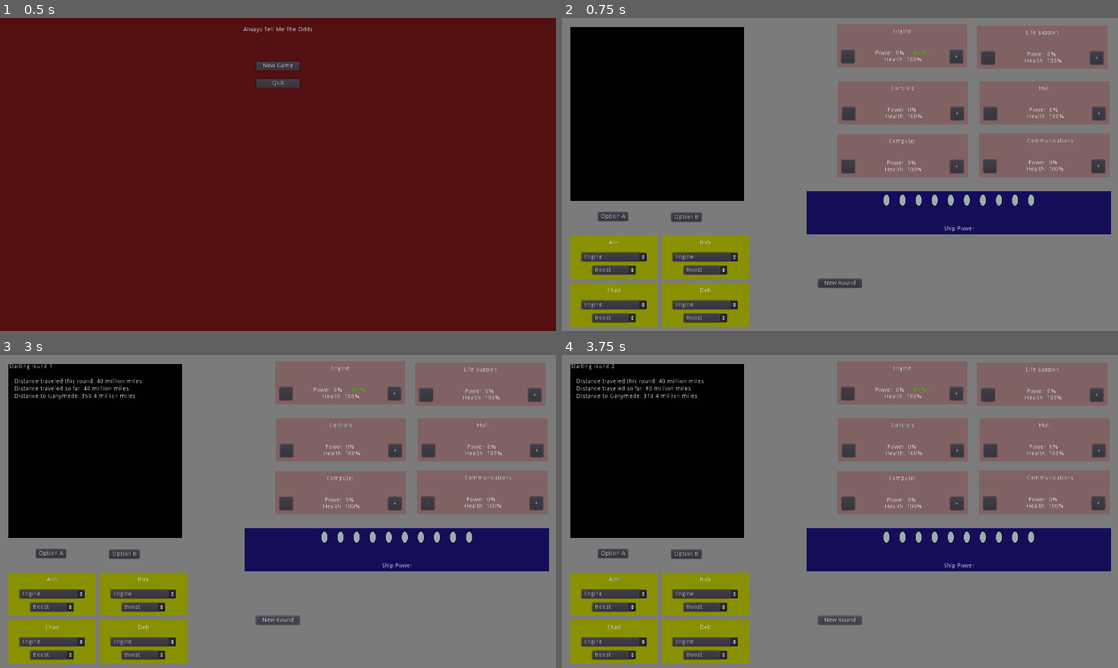
Above: before the commit, frames 1-4 (two rows, left to right).
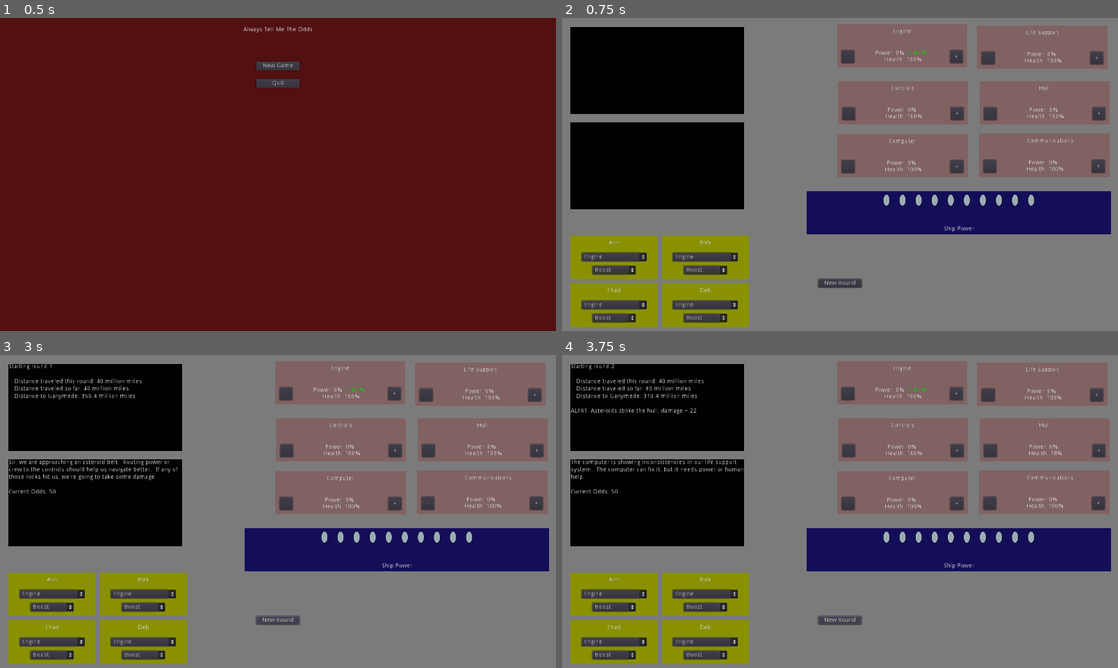
Above: after the commit, the same moments.

Repository: cparlette/alwaystellmetheodds
Game: Godot game, scene res://MainMenu.tscn
The game is run twice, just before and just after one commit, with the same random seed, the same clock (stepped at 60 frames per second) and the same inputs.
Inputs (mouse positions are in pixels of both pictures, inside the frame that each line leads up to):
- Up to frame 1 (0.5 s): no input
- Up to frame 2 (0.75 s): click "New Game" at 0.5 s
- Up to frame 3 (3 s): click (50, 552) at 1.25 s, where only the run before the commit has a clickable "Option A"; click (122, 555) at 2 s, where only the run before the commit has a clickable "Option B"; click "New Round" at 2.75 s
- Up to frame 4 (3.75 s): click "New Round" at 3.5 s

Frame 1 is identical in both runs. In frame 2, 2.0% of the frame differs, in the area x 1-33%, y 30-66%; in frame 3, 2.6%; in frame 4, 2.6%, in the area x 1-91%, y 16-66%.

Commit message:
Random events with text output and live odds

Diff:
--- a/Game.gd
+++ b/Game.gd
@@ -2,6 +2,13 @@
 
 var rng = RandomNumberGenerator.new()
 var distanceThisRound = 0
+var currentEvent = {
+		"text": "",
+		"helpingModule": 1,
+		"startingOdds": 50,
+		"failure": {"moduleId": 4, "failText": ""}
+	}
+var currentEventOdds = 0
 
 # Called when the node enters the scene tree for the first time.
 func _ready():
@@ -22,6 +29,7 @@
 func updatePower():
 	$ShipPower.refreshPowerIndicators()
 	distanceThisRound = $Modules/Engine.power + $Modules/Engine.bonus
+	updateEventOutput()
 
 
 func _on_NewRoundButton_pressed():
@@ -36,7 +44,33 @@
 	newText += " - Distance traveled this round: " + str(distanceThisRound) + " million miles\n"
 	newText += " - Distance traveled so far: " + str(globals.distanceTraveled) + " million miles\n"
 	newText += " - Distance to " + globals.destinationMoon + ": " + str(globals.destinationTotalDistance - globals.distanceTraveled) + " million miles\n\n"
-	$Output/OutputText.text = newText
+	if currentEvent['text']:
+		newText += resolveEvent()
+	$NewRoundOutput/OutputText.text = newText
+	var randomEventNumber = rng.randi_range(0,globals.randomEvents.size() - 1)
+	currentEvent = globals.randomEvents[randomEventNumber]
+	currentEventOdds = currentEvent['startingOdds']
+	updateEventOutput()
+
+func resolveEvent():
+	var randomNumber = rng.randi_range(0,100)
+	if randomNumber <= currentEventOdds:
+		return "No damage taken this round"
+	else:
+		var affectedModule = $Modules.get_child(currentEvent['failure']['moduleId'])
+		affectedModule.health -= (randomNumber - currentEventOdds)
+		affectedModule.updateModuleUI()
+		return (currentEvent['failure']['failText'] + str(randomNumber - currentEventOdds))
+
+
+func updateEventOutput():
+	if currentEvent['text']:
+		var newEventText = currentEvent['text'] + "\n\n"
+		currentEventOdds = currentEvent['startingOdds']
+		var helpingModule = $Modules.get_child(currentEvent['helpingModule'])
+		currentEventOdds += (helpingModule.power + helpingModule.bonus)
+		newEventText += "Current Odds: " + str(currentEventOdds)
+		$EventOutput/OutputText.text = newEventText
 
 func randomEvent():
 	var randomEventNumber = rng.randi_range(0,globals.randomEvents.size() - 1)
@@ -83,3 +117,4 @@
 			changedModule.repair += 10
 	for module in $Modules.get_children():
 		module.updateModuleUI()
+	updateEventOutput()
--- a/Game.tscn
+++ b/Game.tscn
@@ -108,36 +108,16 @@
 "_edit_use_anchors_": false
 }
 
-[node name="OptionA" type="Button" parent="."]
-margin_left = 82.8073
-margin_top = 446.891
-margin_right = 151.807
-margin_bottom = 466.891
-text = "Option A"
+[node name="NewRoundOutput" type="Control" parent="."]
+margin_left = 20.0
+margin_top = 20.0
+margin_right = 420.0
+margin_bottom = 220.0
 __meta__ = {
 "_edit_use_anchors_": false
 }
 
-[node name="OptionB" type="Button" parent="."]
-margin_left = 251.806
-margin_top = 447.598
-margin_right = 320.806
-margin_bottom = 467.598
-text = "Option B"
-__meta__ = {
-"_edit_use_anchors_": false
-}
-
-[node name="Output" type="Control" parent="."]
-margin_left = 20.0
-margin_top = 20.0
-margin_right = 420.0
-margin_bottom = 420.0
-__meta__ = {
-"_edit_use_anchors_": false
-}
-
-[node name="OutputBG" type="ColorRect" parent="Output"]
+[node name="OutputBG" type="ColorRect" parent="NewRoundOutput"]
 anchor_right = 1.0
 anchor_bottom = 1.0
 color = Color( 0.00784314, 0.00784314, 0.00784314, 1 )
@@ -145,10 +125,35 @@
 "_edit_use_anchors_": false
 }
 
-[node name="OutputText" type="Label" parent="Output"]
+[node name="OutputText" type="Label" parent="NewRoundOutput"]
 anchor_right = 1.0
 anchor_bottom = 1.0
 __meta__ = {
 "_edit_use_anchors_": false
 }
+
+[node name="EventOutput" type="Control" parent="."]
+margin_left = 20.0
+margin_top = 240.0
+margin_right = 420.0
+margin_bottom = 440.0
+__meta__ = {
+"_edit_use_anchors_": false
+}
+
+[node name="OutputBG" type="ColorRect" parent="EventOutput"]
+anchor_right = 1.0
+anchor_bottom = 1.0
+color = Color( 0.00784314, 0.00784314, 0.00784314, 1 )
+__meta__ = {
+"_edit_use_anchors_": false
+}
+
+[node name="OutputText" type="Label" parent="EventOutput"]
+anchor_right = 1.0
+anchor_bottom = 1.0
+autowrap = true
+__meta__ = {
+"_edit_use_anchors_": false
+}
 [connection signal="pressed" from="NewRoundButton" to="." method="_on_NewRoundButton_pressed"]
--- a/globals.gd
+++ b/globals.gd
@@ -30,42 +30,15 @@
 
 var randomEvents = {
 	0: {
-		"text": "This is event 0.  Do you want Option A or Option B?",
-		"optionA": {
-			"text": "Fix engine, break controls",
-			"good": {"moduleId": 0, "effect": 5},
-			"bad": {"moduleId": 1, "effect": -5}
-		},
-		"optionB": {
-			"text": "Fix computer, break life support",
-			"good": {"moduleId": 2, "effect": 5},
-			"bad": {"moduleId": 3, "effect": -5}
-		}
+		"text": "Sir, we are approaching an asteroid belt.  Routing power or crew to the controls should help us navigate better.  If any of those rocks hit us, we're going to take some damage",
+		"helpingModule": 1,
+		"startingOdds": 50,
+		"failure": {"moduleId": 4, "failText": "ALERT: Asteroids strike the hull, damage = "}
 	},
 	1: {
-		"text": "This is event 1.  Do you want Option A or Option B?",
-		"optionA": {
-			"text": "Fix computer, break controls",
-			"good": {"moduleId": 2, "effect": 5},
-			"bad": {"moduleId": 1, "effect": -5}
-		},
-		"optionB": {
-			"text": "Fix hull, break life support",
-			"good": {"moduleId": 4, "effect": 5},
-			"bad": {"moduleId": 3, "effect": -5}
-		}
-	},
-	2: {
-		"text": "This is event 2.  Do you want Option A or Option B?",
-		"optionA": {
-			"text": "Fix engine, break controls",
-			"good": {"moduleId": 0, "effect": 5},
-			"bad": {"moduleId": 1, "effect": -5}
-		},
-		"optionB": {
-			"text": "Fix communications, break hull",
-			"good": {"moduleId": 5, "effect": 5},
-			"bad": {"moduleId": 4, "effect": -5}
-		}
+		"text": "The computer is showing inconsistencies in our life support system.  The computer can fix it, but it needs power or human help.",
+		"helpingModule": 2,
+		"startingOdds": 50,
+		"failure": {"moduleId": 3, "failText": "ALERT: Life Support system failure, damage = "}
 	},
 }
